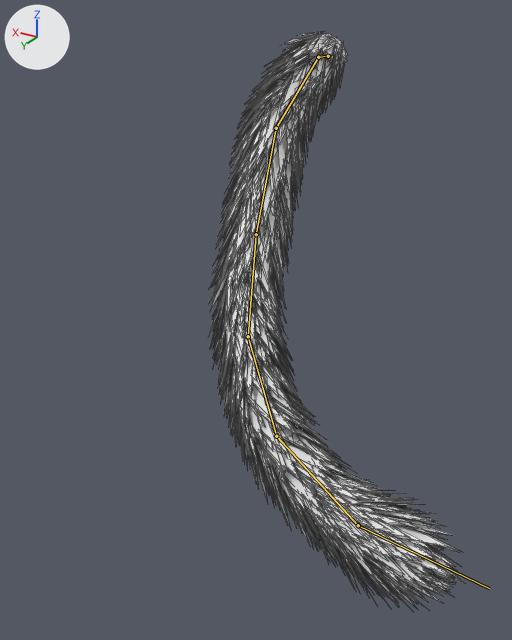
The glTF model Mesh/Parts/Tail/FelineTail/FelineTail.glb: old version first, new version second.
Both versions are drawn from a 50 mm camera at (-0.709, 1.438, 0.082) aimed at (-0.153, 0.512, -0.381). Arrows for +X, +Y and +Z are at upper left; the lights stay in place. The older version comes first. Both versions are drawn at frame 64 of the action 'TailWag-loop'; the numbers are the values there. The bones that bend it are drawn over the model as lines. Mesh edges are drawn as thin lines.

In view in the first picture: 'FelineTail', 'FelineTailFuzz', 'FelineTailLionTip'.
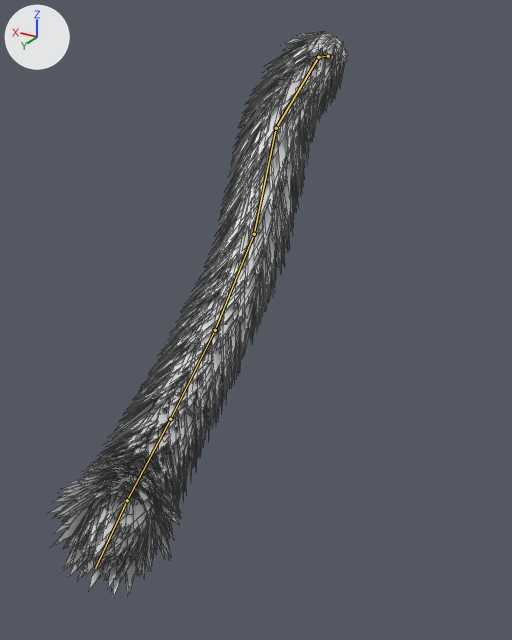
Scene script edits in JSON lines:
```json
{"block": "bone_def_tail2", "where": "bone_def_tail2 = bpy.data.objects['FelineTailRig'].pose.bones['DEF-Tail2']  # child of 'DEF-Tail1'"}
{"op": "set", "path": "bone_def_tail2.rotation_quaternion", "old": "(0.955, -0.295, 0.0, 0.0)", "new": "(0.96, -0.279, 0.0, 0.0)", "note": "degrees (-34, 0, 0) -> degrees (-32, 0, 0)"}
{"block": "bone_def_tail3", "where": "bone_def_tail3 = bpy.data.objects['FelineTailRig'].pose.bones['DEF-Tail3']  # child of 'DEF-Tail2'"}
{"op": "set", "path": "bone_def_tail3.rotation_quaternion", "old": "(0.964, 0.156, -0.187, 0.107)", "new": "(0.984, 0.177, 0.0, 0.0)", "note": "degrees (17, -23, 9) -> degrees (20, 0, 0)"}
{"block": "bone_def_tail4", "where": "bone_def_tail4 = bpy.data.objects['FelineTailRig'].pose.bones['DEF-Tail4']  # child of 'DEF-Tail3'"}
{"op": "set", "path": "bone_def_tail4.rotation_quaternion", "old": "(0.954, 0.166, -0.209, 0.134)", "new": "(0.977, 0.189, -0.066, 0.066)", "note": "degrees (17, -26, 12) -> degrees (21, -9, 6)"}
{"block": "bone_def_tail5", "where": "bone_def_tail5 = bpy.data.objects['FelineTailRig'].pose.bones['DEF-Tail5']  # child of 'DEF-Tail4'"}
{"op": "set", "path": "bone_def_tail5.rotation_quaternion", "old": "(0.954, 0.166, -0.209, 0.134)", "new": "(0.977, 0.189, -0.066, 0.066)", "note": "degrees (17, -26, 12) -> degrees (21, -9, 6)"}
{"block": "bone_def_tail6", "where": "bone_def_tail6 = bpy.data.objects['FelineTailRig'].pose.bones['DEF-Tail6']  # child of 'DEF-Tail5'"}
{"op": "set", "path": "bone_def_tail6.rotation_quaternion", "old": "(0.954, 0.166, -0.209, 0.134)", "new": "(0.977, 0.189, -0.066, 0.066)", "note": "degrees (17, -26, 12) -> degrees (21, -9, 6)"}
```

Changed parts and their boxes (x1, y1, x2, y2) in the pictures (512 x 640 px):
```json
{"object": "FelineTailFuzz", "change": "posed", "before": [208, 31, 462, 608], "after": [51, 31, 347, 597], "on screen": "16% wider"}
{"object": "FelineTailLionTip", "change": "posed", "before": [300, 477, 463, 606], "after": [47, 451, 181, 592], "on screen": "18% narrower, 9% taller"}
{"object": "FelineTail", "change": "posed", "before": [224, 33, 348, 480], "after": [88, 33, 348, 533], "on screen": "mostly hidden"}
{"bone": "DEF-Tail2", "before": "(276, 128) to (256, 234)", "after": "(276, 128) to (254, 234)"}
{"bone": "DEF-Tail3", "before": "(256, 234) to (248, 336)", "after": "(254, 234) to (215, 330)"}
{"bone": "DEF-Tail4", "before": "(248, 336) to (276, 436)", "after": "(215, 330) to (170, 419)"}
{"bone": "DEF-Tail5", "before": "(276, 436) to (358, 525)", "after": "(170, 419) to (127, 500)"}
{"bone": "DEF-Tail6", "before": "(358, 525) to (489, 588)", "after": "(127, 500) to (95, 568)"}
```
